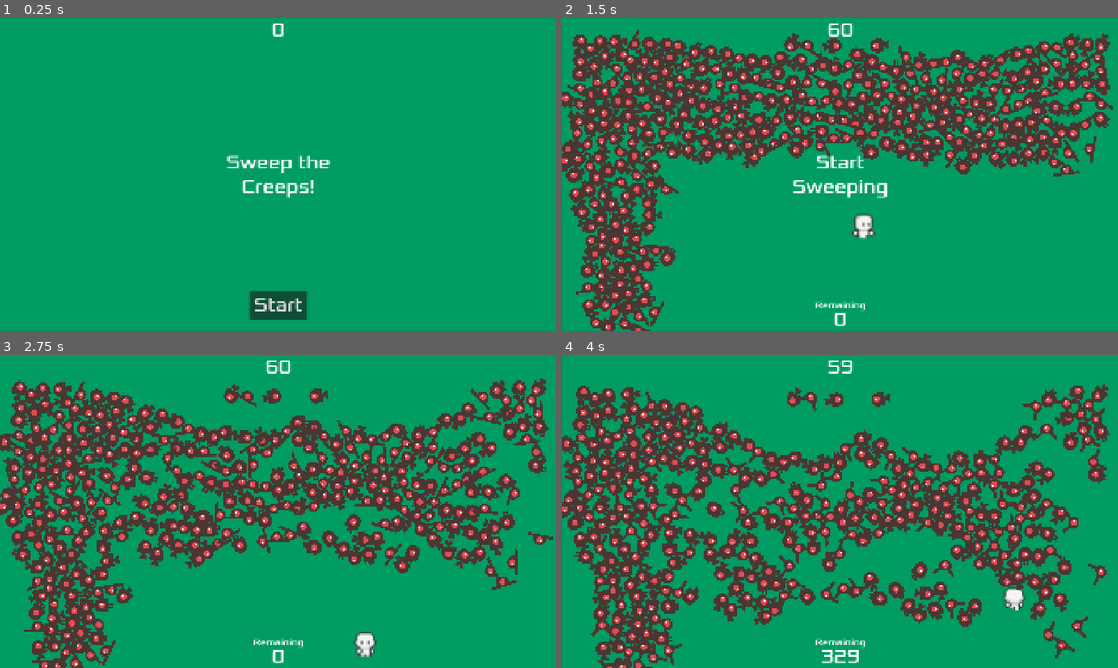
Above: before the commit, frames 1-4 (two rows, left to right).
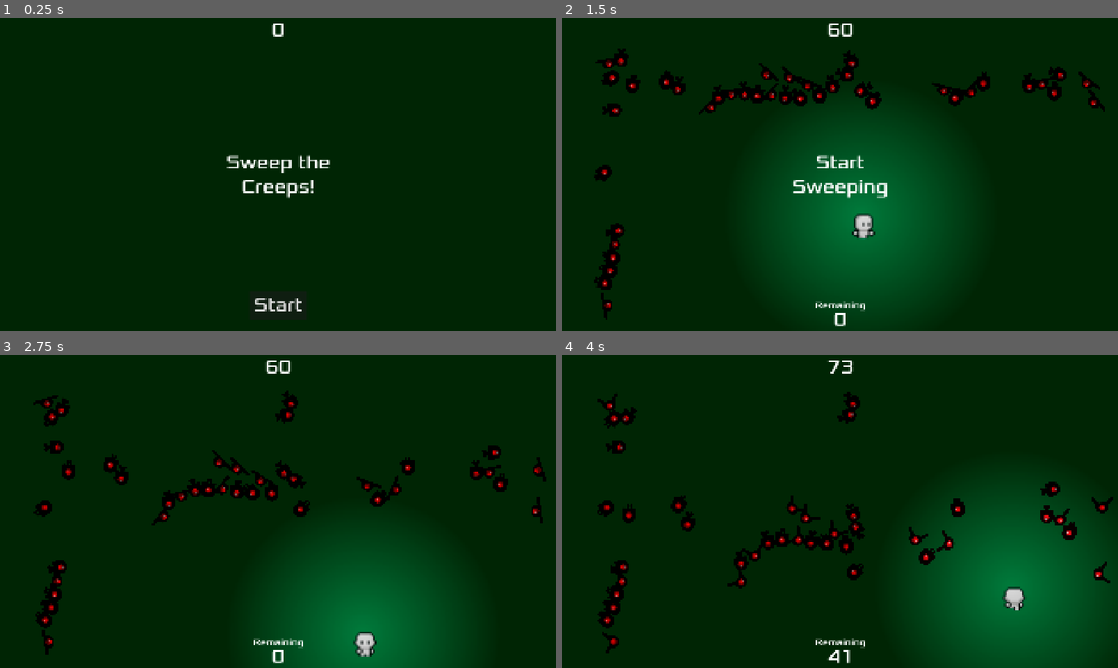
Above: after the commit, the same moments.

Repository: rynong99/Sweep-the-Creeps
Game: Godot game, scene res://Main.tscn
Two runs of this game, one before a commit and one after it. Both use one fixed random seed, a clock stepped at 60 frames per second and the inputs below.
Inputs:
- Up to frame 1 (0.25 s): no input
- Up to frame 2 (1.5 s): click "Start" at 0.5 s; hold D (move_right) from 1.28 s (still down)
- Up to frame 3 (2.75 s): release D (move_right) at 2.03 s; hold S (move_down) from 2.03 s (still down)
- Up to frame 4 (4 s): release S (move_down) at 2.78 s; hold D (move_right) 2.78-3.53 s; hold W (move_up) from 3.53 s (still down)

The runs differ from the first frame. In frame 1, 99% of the frame differs, in the area x 0-100%, y 0-100%; in frame 2, 99%; in frame 3, 100%; in frame 4, 100%.

Commit message:
Level Addition
Added hard gated levels with speed upgrades along with enemy count increases at each level. (1 hr)
Added lighting effects. This was done in class and took longer to figure out than it did to implement. (1 hr)

Diff:
--- a/dodgethecreeps/Main.tscn
+++ b/dodgethecreeps/Main.tscn
@@ -13,6 +13,17 @@
 "points": PackedVector2Array(0, 0, 0, 0, 85.3333, 85.3333, 0, 0, 0, 0, 2474.67, 85.3333, 0, 0, 0, 0, 2474.67, 1365.33, 0, 0, 0, 0, 85.3333, 1365.33, 0, 0, 0, 0, 85.3333, 85.3333)
 }
 point_count = 5
+
+[sub_resource type="Gradient" id="Gradient_lgr22"]
+offsets = PackedFloat32Array(0, 0.587662)
+colors = PackedColorArray(1, 1, 1, 1, 0, 0, 0, 1)
+
+[sub_resource type="GradientTexture2D" id="GradientTexture2D_trn2v"]
+gradient = SubResource("Gradient_lgr22")
+width = 256
+height = 256
+fill = 1
+fill_from = Vector2(0.493119, 0.465596)
 
 [sub_resource type="WorldBoundaryShape2D" id="WorldBoundaryShape2D_trn2v"]
 normal = Vector2(0, 1)
@@ -29,7 +40,19 @@
 normal = Vector2(-1, 0)
 distance = -1384.0
 
+[sub_resource type="Gradient" id="Gradient_trn2v"]
+offsets = PackedFloat32Array(0.152985, 1)
+
+[sub_resource type="GradientTexture1D" id="GradientTexture1D_03owx"]
+gradient = SubResource("Gradient_trn2v")
+
+[sub_resource type="Environment" id="Environment_trn2v"]
+background_mode = 3
+adjustment_enabled = true
+adjustment_color_correction = SubResource("GradientTexture1D_03owx")
+
 [node name="Main" type="Node2D"]
+modulate = Color(0.458405, 0.458405, 0.458405, 1)
 script = ExtResource("1_r0du0")
 mob_scene = ExtResource("2_cm0pq")
 
@@ -88,9 +111,15 @@
 
 [node name="Player" parent="." instance=ExtResource("3_fos0i")]
 position = Vector2(960, 720)
+speed = 400
+
+[node name="PointLight2D" type="PointLight2D" parent="Player"]
+texture = SubResource("GradientTexture2D_trn2v")
+texture_scale = 4.57
 
 [node name="World" type="StaticBody2D" parent="."]
 collision_layer = 2
+collision_mask = 3
 
 [node name="Top" type="CollisionShape2D" parent="World"]
 position = Vector2(32, 8)
@@ -111,6 +140,9 @@
 [node name="TileMapLayer" type="TileMapLayer" parent="."]
 position = Vector2(8, 56)
 
+[node name="WorldEnvironment" type="WorldEnvironment" parent="."]
+environment = SubResource("Environment_trn2v")
+
 [connection signal="timeout" from="MobTimer" to="." method="_on_mob_timer_timeout"]
 [connection signal="timeout" from="ScoreTimer" to="." method="_on_score_timer_timeout"]
 [connection signal="timeout" from="StartTimer" to="." method="_on_start_timer_timeout"]
--- a/dodgethecreeps/Mob.tscn
+++ b/dodgethecreeps/Mob.tscn
@@ -9,7 +9,6 @@
 [ext_resource type="Texture2D" uid="uid://dw8fylhofqt4s" path="res://dodge_the_creeps_2d_assets/art/enemyWalking_2.png" id="7_xqp27"]
 
 [sub_resource type="PhysicsMaterial" id="PhysicsMaterial_ejbti"]
-friction = 10.0
 
 [sub_resource type="SpriteFrames" id="SpriteFrames_8qumo"]
 animations = [{
@@ -51,10 +50,20 @@
 radius = 44.0
 height = 112.0
 
+[sub_resource type="Gradient" id="Gradient_ejbti"]
+offsets = PackedFloat32Array(0, 0.681818)
+colors = PackedColorArray(1, 1, 1, 1, 0, 0, 0, 1)
+
+[sub_resource type="GradientTexture2D" id="GradientTexture2D_ch7wj"]
+gradient = SubResource("Gradient_ejbti")
+width = 24
+height = 24
+fill = 1
+fill_from = Vector2(0.493119, 0.493119)
+
 [node name="Mob" type="RigidBody2D" groups=["mobs", "mobsCount"]]
 collision_layer = 3
 collision_mask = 3
-mass = 5.0
 physics_material_override = SubResource("PhysicsMaterial_ejbti")
 gravity_scale = 0.0
 continuous_cd = 1
@@ -74,4 +83,10 @@
 
 [node name="VisibleOnScreenNotifier2D" type="VisibleOnScreenNotifier2D" parent="."]
 
+[node name="PointLight2D" type="PointLight2D" parent="."]
+position = Vector2(8, 0)
+color = Color(1, 0, 0, 1)
+energy = 1.5
+texture = SubResource("GradientTexture2D_ch7wj")
+
 [connection signal="screen_exited" from="VisibleOnScreenNotifier2D" to="." method="_on_visible_on_screen_notifier_2d_screen_exited"]
--- a/dodgethecreeps/Player.tscn
+++ b/dodgethecreeps/Player.tscn
@@ -190,7 +190,10 @@
 }]
 
 [node name="CharacterBody2D" type="CharacterBody2D"]
+motion_mode = 1
+safe_margin = 2.0
 script = ExtResource("1_cxr5p")
+speed = 800
 
 [node name="AnimatedSprite2D" type="AnimatedSprite2D" parent="."]
 position = Vector2(3, -3)
--- a/dodgethecreeps/main.gd
+++ b/dodgethecreeps/main.gd
@@ -1,6 +1,7 @@
 extends Node2D
 
 @export var mob_scene: PackedScene
+var level = 1
 var score
 var prevCount = 100
 var touch
@@ -24,14 +25,18 @@
 func new_game():
 	score = 60
 	$Player.start($StartPosition.position)
+	$Player.speed = 400+(100*(level-1))
 	$StartTimer.start()
 	$HUD.update_score(score)
-	$HUD.show_message("Start Sweeping")
+	if level == 1:
+		$HUD.show_message("Start Sweeping")
+	else:
+		$HUD.show_message("Level"+str(level))
 	get_tree().call_group("mobs", "queue_free")
 	get_tree().call_group("goal", "queue_free")
 	$Music.play()
 	var spawnGoal = randi_range(0,100)
-	for i in range(1000):
+	for i in range(100*level):
 		mobSpawn()
 		i+=1
 
@@ -43,8 +48,10 @@
 		score += (prevCount - mobCount)/4
 	if mobCount == 0:
 		game_over(true)
+		level += 1
 	elif score == 0:
 		game_over(false)
+		level = 1
 	$HUD.update_score(score)
 	$HUD.update_count(mobCount)
 	prevCount = mobCount
--- a/dodgethecreeps/mob.gd
+++ b/dodgethecreeps/mob.gd
@@ -10,7 +10,7 @@
 	elif (position.y < 0) or (position.y > (1080)):
 		queue_free()
 	if linear_velocity > Vector2(100,100):
-		linear_damp = 1
+		linear_damp = 2
 		self.set_collision_mask_value(2,false)
 func _on_visible_on_screen_notifier_2d_screen_exited():
 	queue_free()
Not shown: 1 places in dodgethecreeps/Main.tscn that only renumber resources
Not shown: 1 places in dodgethecreeps/Mob.tscn that only renumber resources
